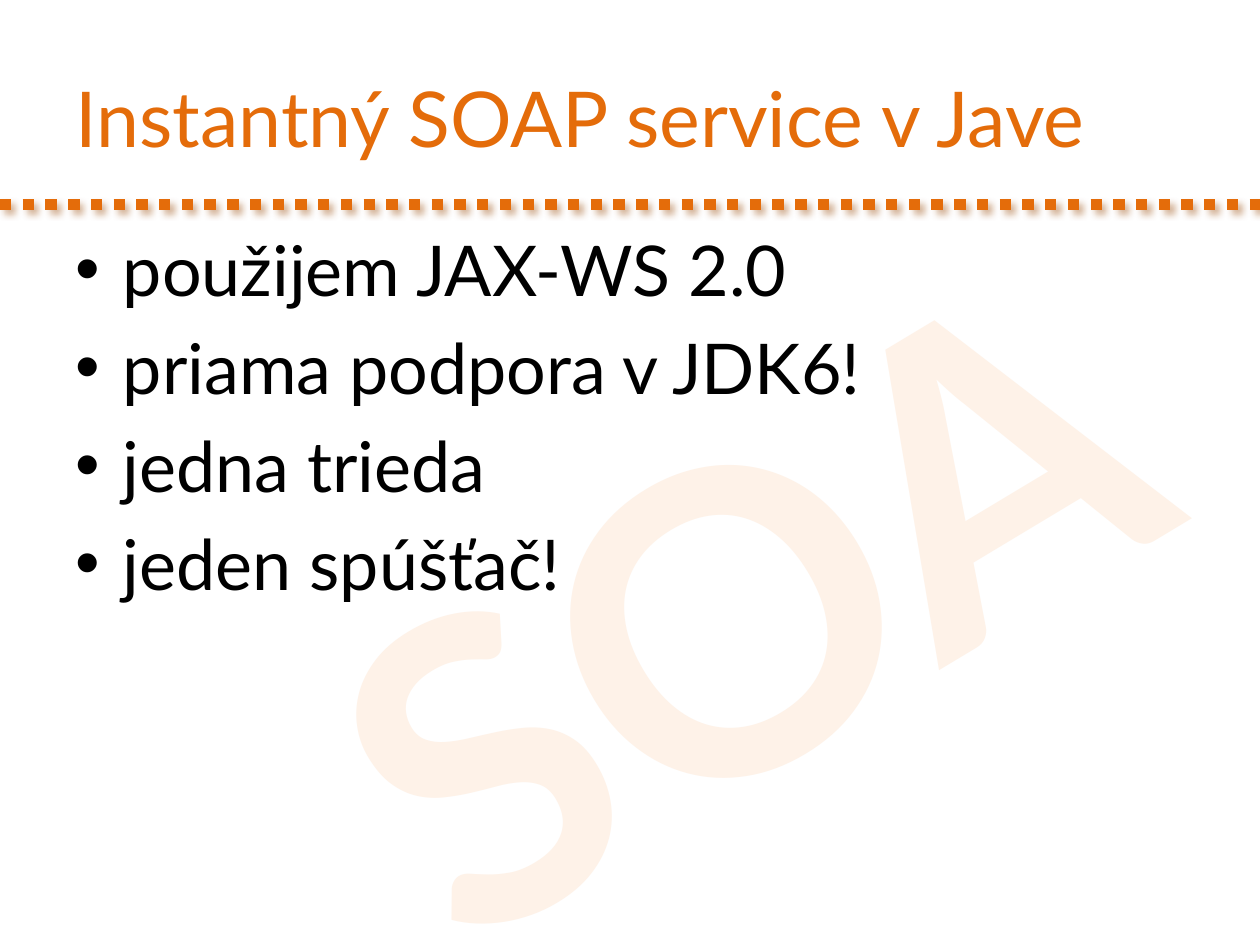
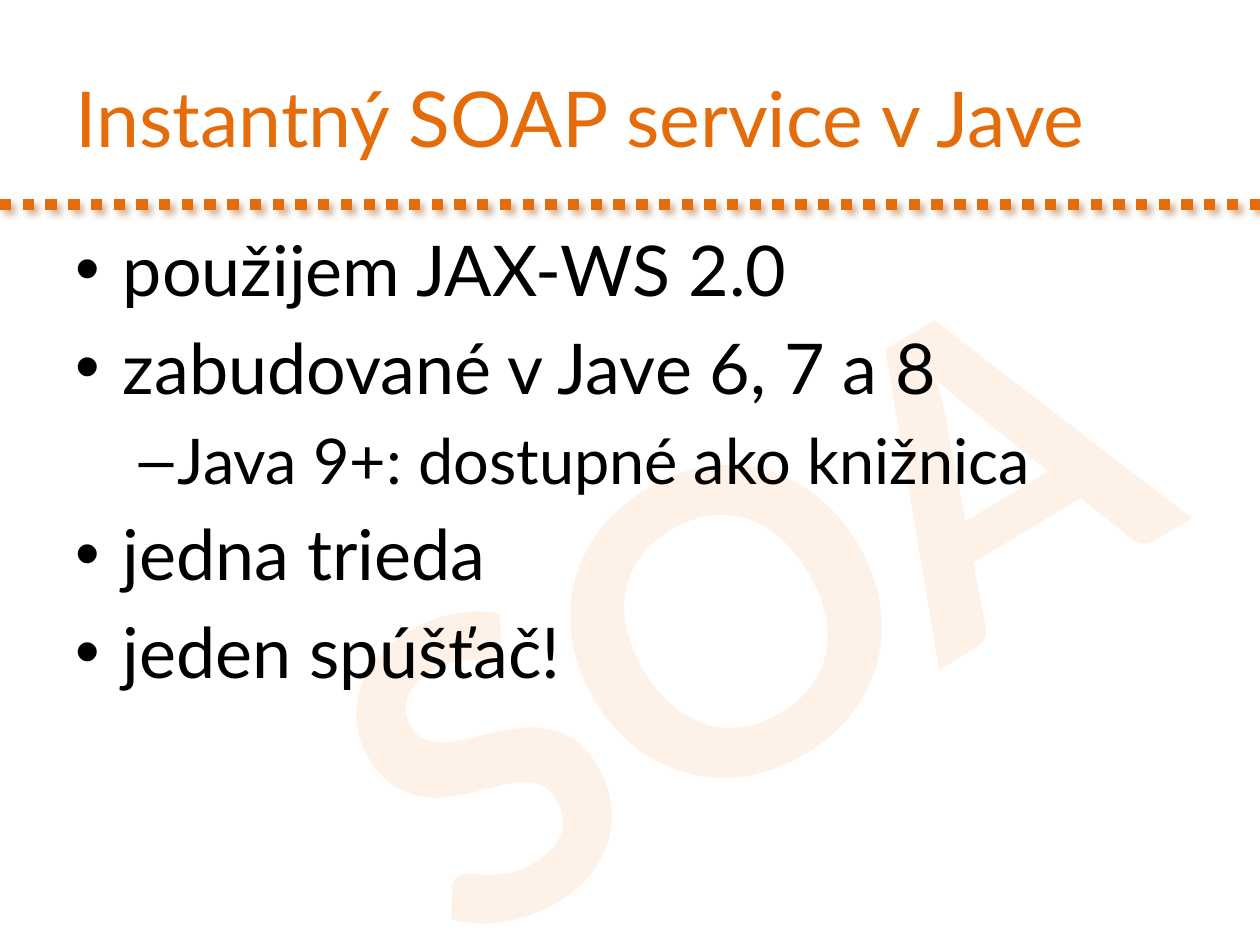
Before and after one commit to novotnyr/kopr-portal, a slide deck: slide 10 of slides/kopr-soap-web-services.pptx. Drawn at 1260x945 pixels with LibreOffice and Linux fonts; fonts in the diff are those of the drawing. Boxes give left, top, right and bottom in pixels: in the first picture for what was removed or moved away, otherwise in the second. Text is boxed around its words. In the diff, an @@ line names an element or a change of style, - is before the commit and + after.

```diff
--- a/slides/kopr-soap-web-services.pptx
+++ b/slides/kopr-soap-web-services.pptx
@@ text at [123, 342, 1029, 495]: text changed; size 40 to 36 pt @@
-• priama podpora v JDK6!
+• zabudované v Jave 6, 7 a 8
+  – Java 9+: dostupné ako knižnica
```
Also in this commit, not shown: 3 other slides changed, 2 other files.
